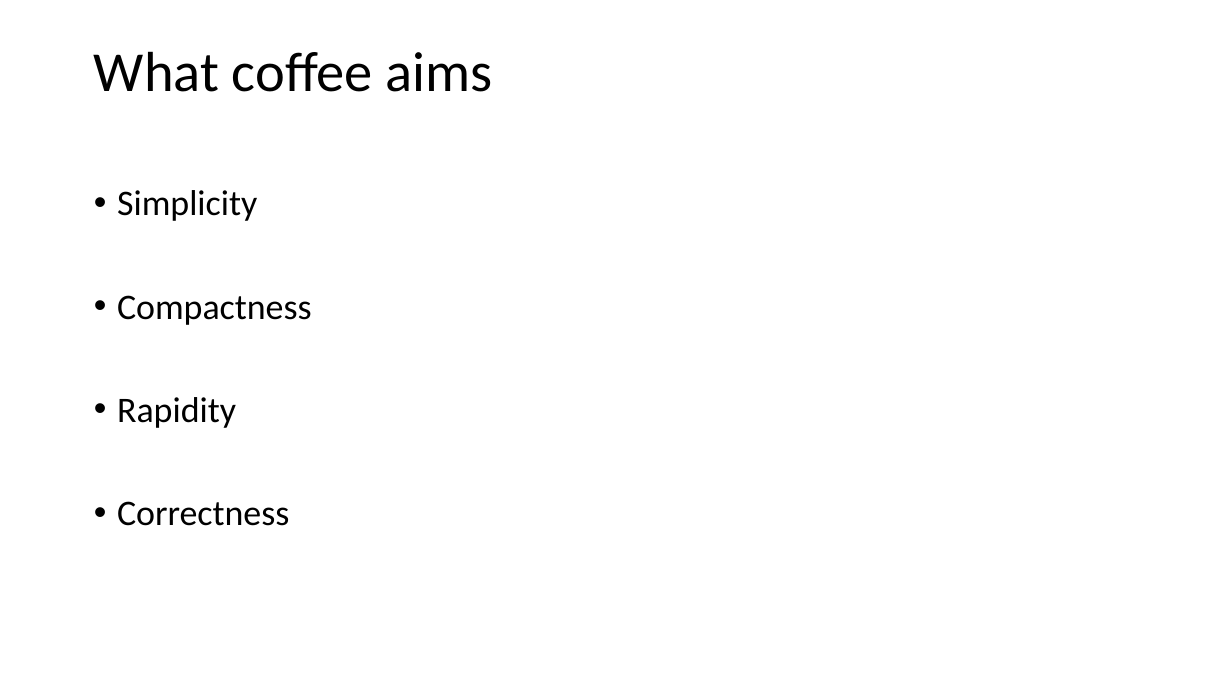
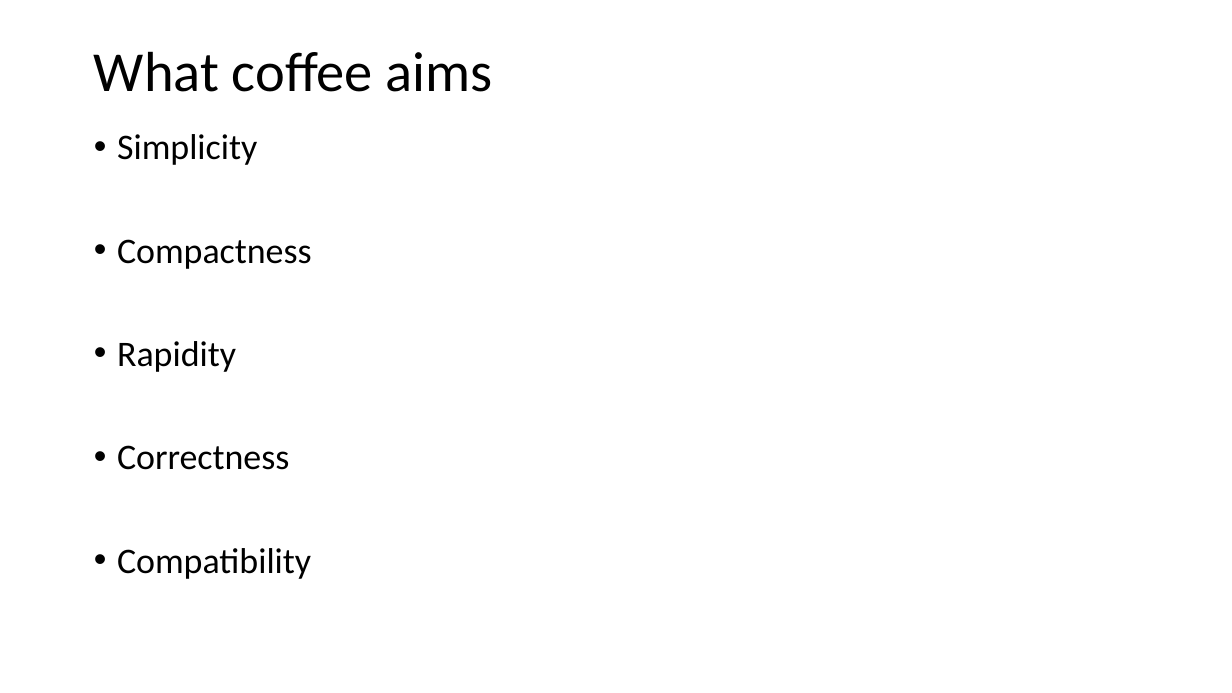
Before and after one commit to vba/presentations, a slide deck: slide 3 of coffeescript/coffeescript.pptx. Drawn at 1232x693 pixels with LibreOffice and Linux fonts; fonts in the diff are those of the drawing. Boxes give left, top, right and bottom in pixels: in the first picture for what was removed or moved away, otherwise in the second. Text is boxed around its words. In the diff, an @@ line names an element or a change of style, - is before the commit and + after.

Commit message:
[coffee] Finalizing a presentation file

```diff
--- a/coffeescript/coffeescript.pptx
+++ b/coffeescript/coffeescript.pptx
@@ text at bbox=[117, 548, 311, 579]: paragraph added @@
+• Compatibility
```
Also in this commit, not shown: 9 slides added, 1 slide removed.
